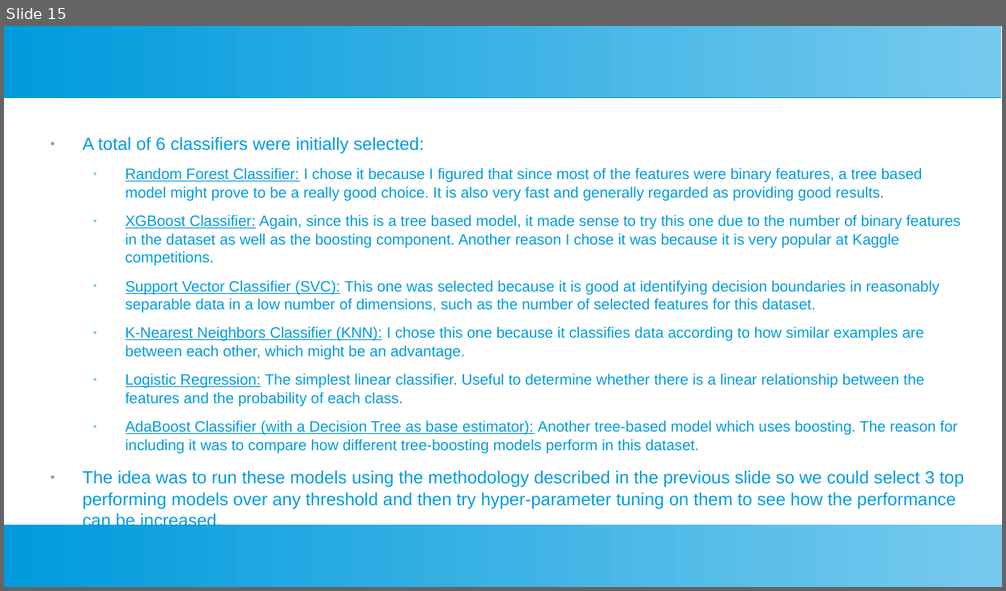
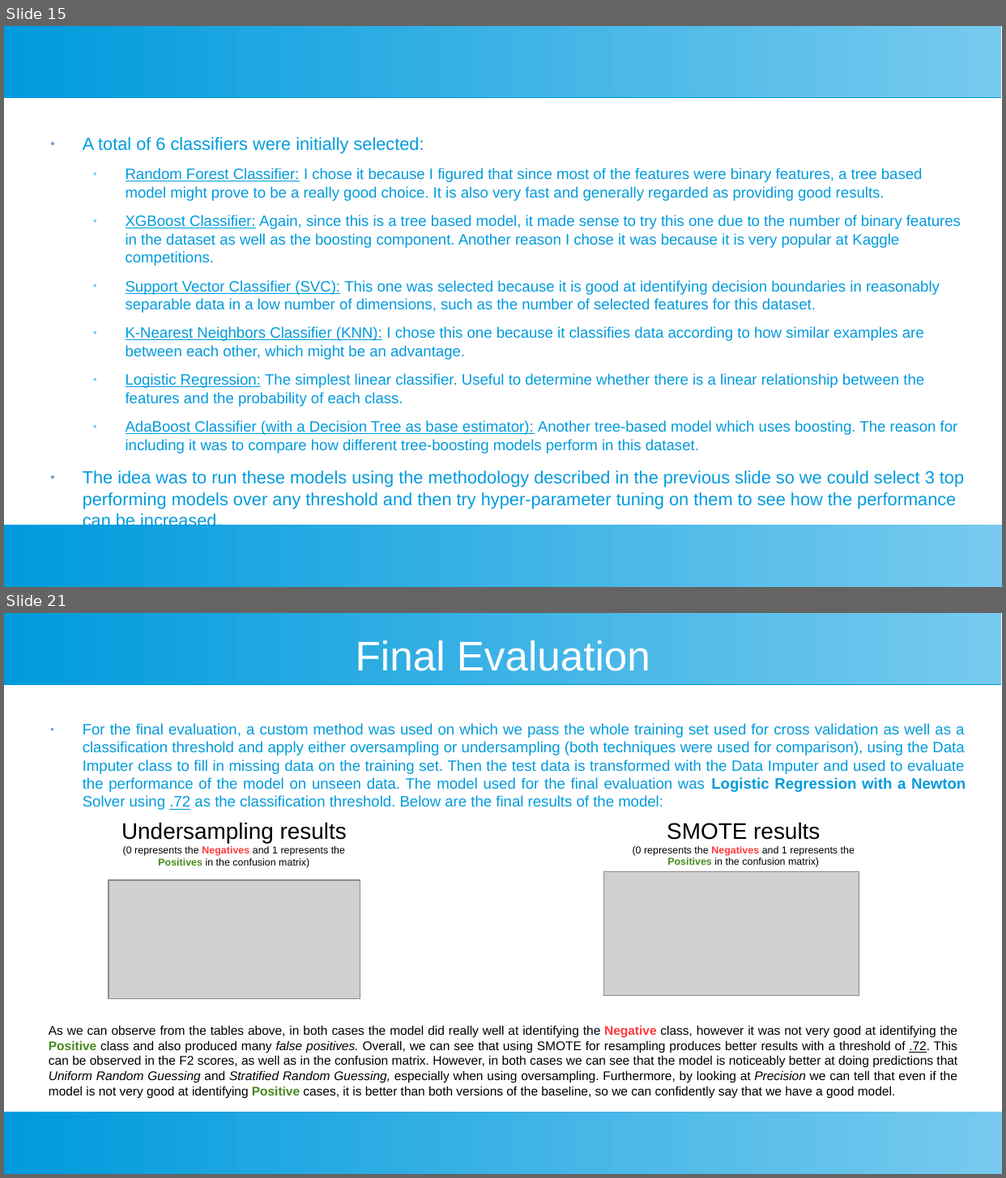
Before and after one commit to Sir-Slade/covid_prediction_project, a slide deck: Covid_Predictor_Report.odp. Shown one above the other, each under a label of ours: slide 15 before the commit, slides 15 and 21 after it; the slides between them are not shown. The pictures are 1006x591 and 1006x1178 pixels, drawn with LibreOffice and Linux fonts; fonts in the diff are those of the drawing; grey boxes stand for pictures. Boxes give left, top, right and bottom in pixels: in the first picture for what was removed or moved away, otherwise in the second. Text is boxed around its words. In the diff, an @@ line names an element or a change of style, - is before the commit and + after.

Commit message:
Finished the report presentation with all the results

```diff
--- a/Covid_Predictor_Report.odp
+++ b/Covid_Predictor_Report.odp
@@ slide 21 added at (4, 613, 1002, 1174), background #FFFFFF; not listed: 2 template elements that a slide beside it also shows @@
@@ title added at (356, 641, 650, 671), 33 pt, text #FFFFFF @@
+Final Evaluation
@@ text added at (83, 723, 965, 810), 12 pt, text #009BDD @@
+● For the final evaluation, a custom method was used on which we pass the whole training set used for cross validation as well as a classification threshold and apply either oversampling or undersampling (both techniques were used for comparison), using the Data Imputer class to fill in missing data on the training set. Then the test data is transformed with the Data Imputer and used to evaluate the performance of the model on unseen data. The model used for the final evaluation was Logistic Regression with a Newton Solver using .72 as the classification threshold. Below are the final results of the model:
@@ text added at (121, 822, 347, 868), 8 pt, text #000000 @@
+Undersampling results
+(0 represents the Negatives and 1 represents the Positives in the confusion matrix)
@@ text added at (633, 822, 854, 867), 8 pt, text #000000 @@
+SMOTE results
+(0 represents the Negatives and 1 represents the Positives in the confusion matrix)
@@ picture added at (603, 872, 859, 996) @@
@@ picture added at (109, 880, 360, 999) @@
@@ text added at (49, 1025, 958, 1098), 10 pt, text #000000 @@
+As we can observe from the tables above, in both cases the model did really well at identifying the Negative class, however it was not very good at identifying the Positive class and also produced many false positives. Overall, we can see that using SMOTE for resampling produces better results with a threshold of .72. This can be observed in the F2 scores, as well as in the confusion matrix. However, in both cases we can see that the model is noticeably better at doing predictions that Uniform Random Guessing and Stratified Random Guessing, especially when using oversampling. Furthermore, by looking at Precision we can tell that even if the model is not very good at identifying Positive cases, it is better than both versions of the baseline, so we can confidently say that we have a good model.
```
Also in this commit, not shown: 1 slide changed, 7 other slides added, 2 slides removed.
